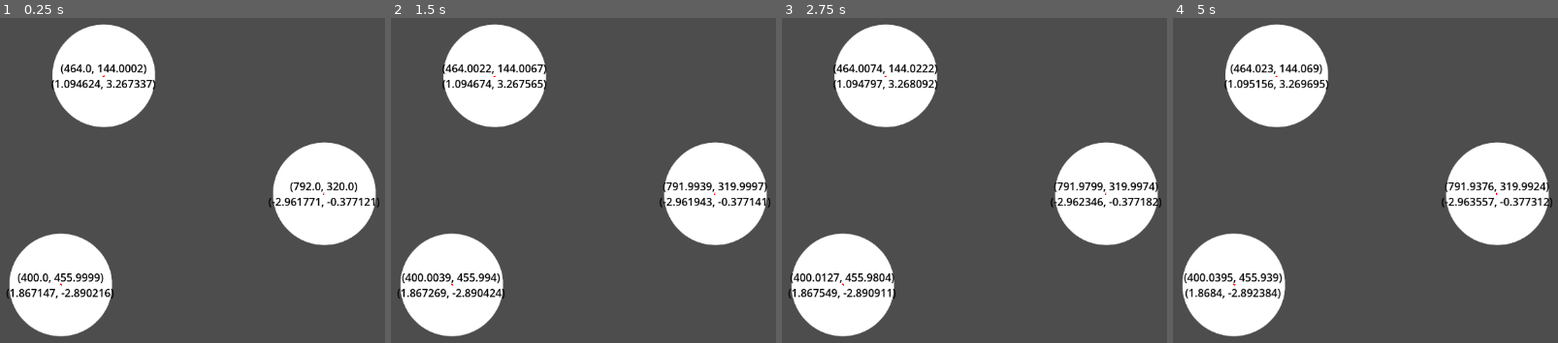
Above: before the commit, frames 1-4 (left to right).
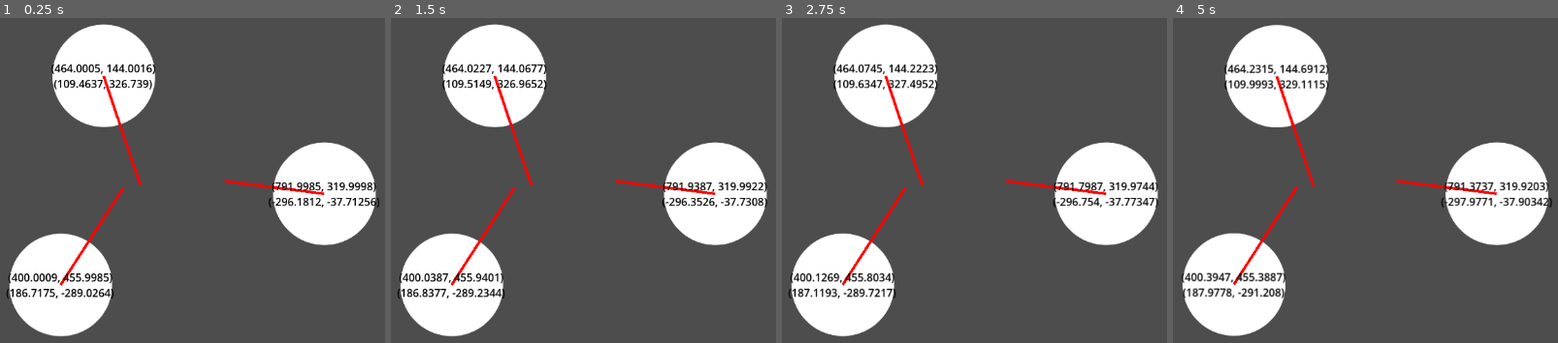
Above: after the commit, the same moments.

Repository: albe0411/-Plan-B-
Game: Godot game, scene res://Scenes/calculator.tscn
Two runs of this game, one before a commit and one after it. Both use one fixed random seed, a clock stepped at 60 frames per second and the inputs below.
Inputs:
- Up to frame 1 (0.25 s): no input
- Up to frame 2 (1.5 s): no input
- Up to frame 3 (2.75 s): no input
- Up to frame 4 (5 s): no input

The runs differ from the first frame. In frame 1, 3.3% of the frame differs, in the area x 2-98%, y 14-87%; in frame 2, 2.8%; in frame 3, 2.8%; in frame 4, 4.2%, in the area x 2-99%, y 1-98%.

Commit message:
simplified a calculation

Diff:
--- a/Scenes/particle.tscn
+++ b/Scenes/particle.tscn
@@ -11,7 +11,7 @@
 
 [node name="partikle" type="RigidBody2D"]
 z_index = 1
-mass = 500.0
+mass = 5000.0
 physics_material_override = SubResource("PhysicsMaterial_u2rni")
 lock_rotation = true
 angular_damp = 100.0
--- a/Scripts/calculator.gd
+++ b/Scripts/calculator.gd
@@ -15,7 +15,7 @@
 			var force = Vector2()
 
 			radius = particle2.position - particle1.position
-			dot_product = ((radius.x * radius.x) + (radius.y * radius.y)) ** 1.5
+			dot_product = ((radius.x ** 2) + (radius.y ** 2)) ** 1.5
 
 			force = ((particle1.mass * particle2.mass * radius) / abs(dot_product))
 
